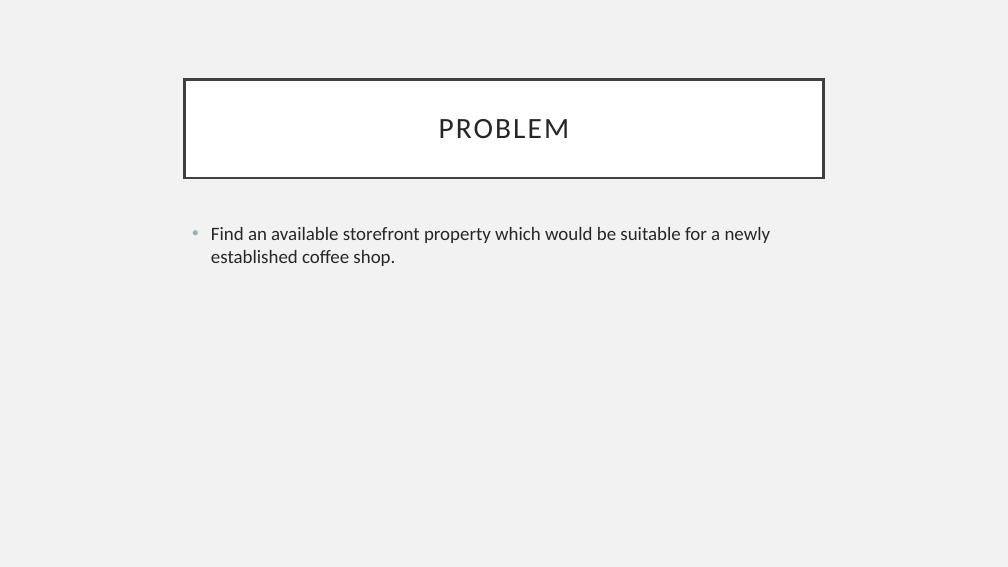
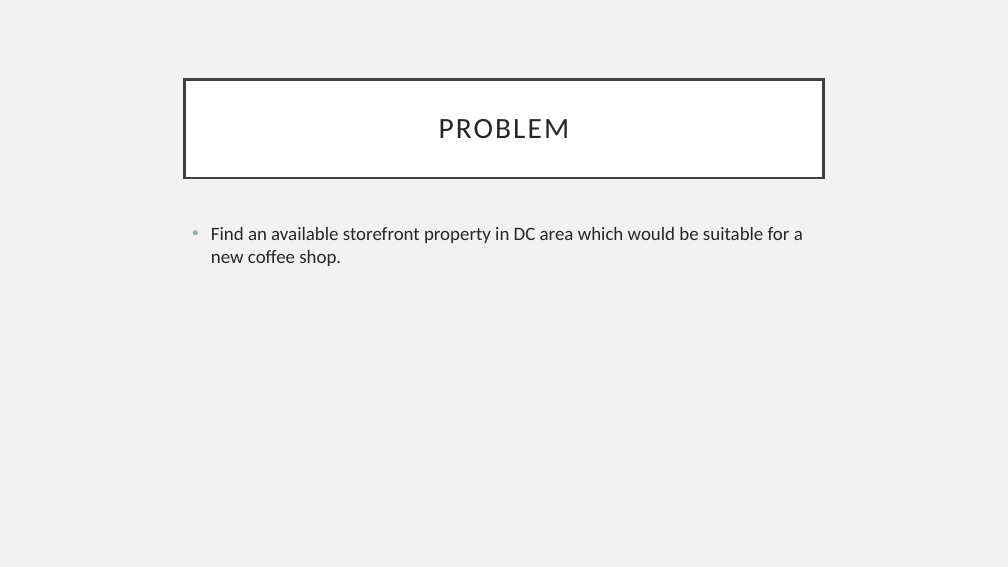
Before and after one commit to grassten/GA_datascience, a slide deck: slide 3 of 04_Presentation.pptx. Drawn at 1008x567 pixels with LibreOffice and Linux fonts; fonts in the diff are those of the drawing. Boxes give left, top, right and bottom in pixels: in the first picture for what was removed or moved away, otherwise in the second. Text is boxed around its words. In the diff, an @@ line names an element or a change of style, - is before the commit and + after.

Commit message:
updating powerpoint

```diff
--- a/04_Presentation.pptx
+++ b/04_Presentation.pptx
@@ text at <box>211,227,803,266</box>: text changed @@
-• Find an available storefront property which would be suitable for a newly established coffee shop.
+• Find an available storefront property in DC area which would be suitable for a new coffee shop.
```
Also in this commit, not shown: 1 other slide changed, 1 slide added, 2 slides removed, 2 other files.
